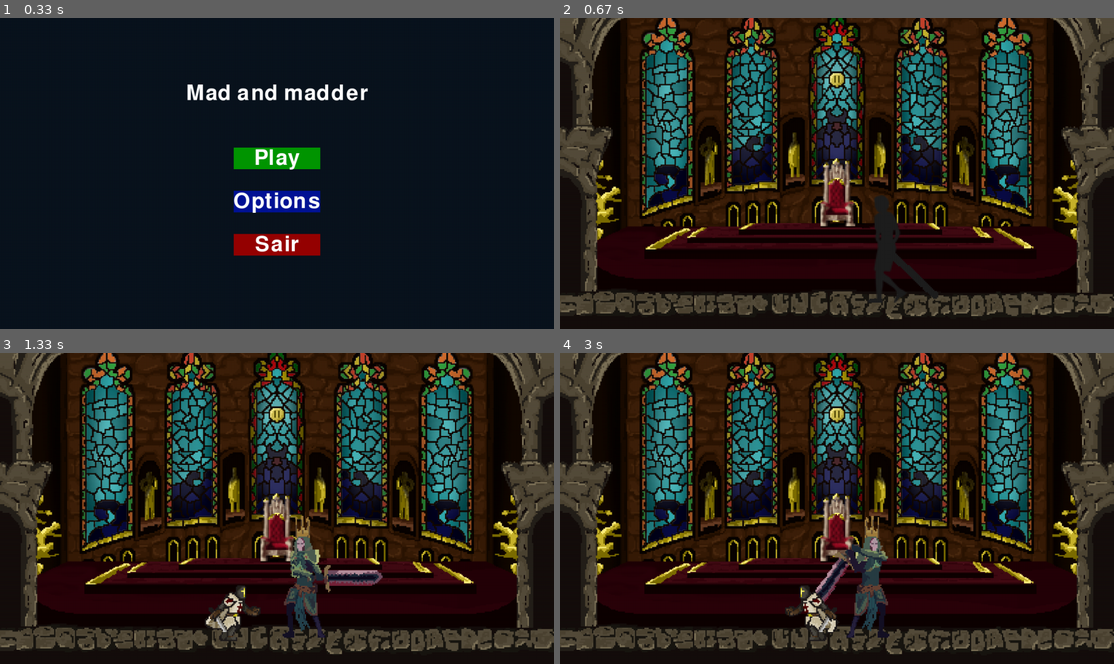
Above: before the commit, frames 1-4 (two rows, left to right).
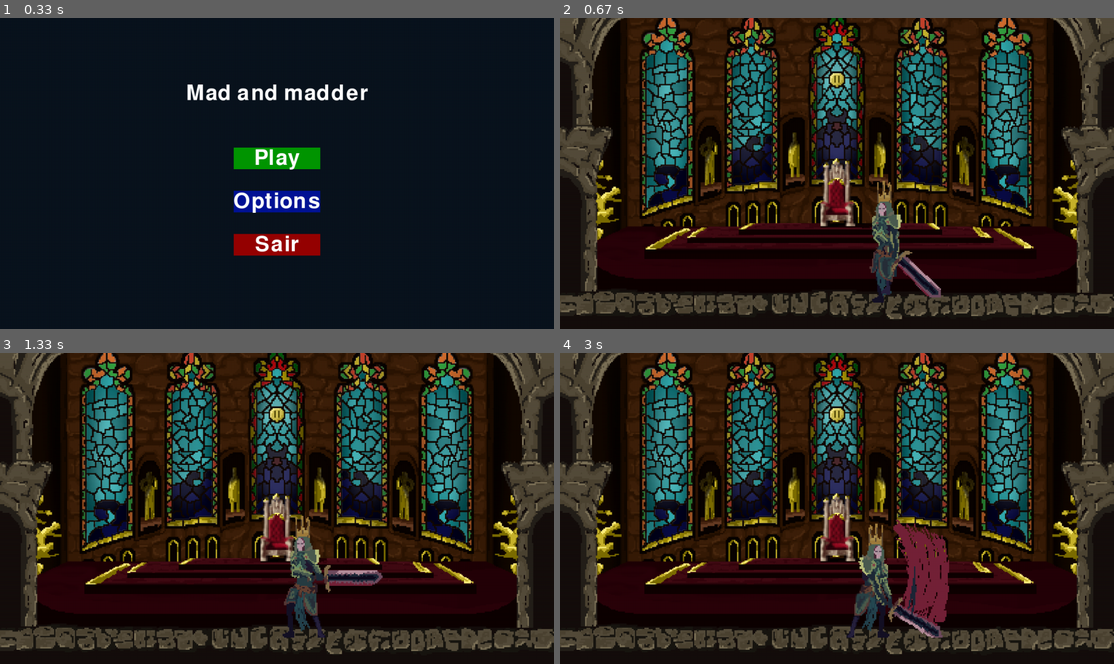
Above: after the commit, the same moments.

Repository: edudolivs/Pygame_IP
Game: pygame game, started from main.py
Two runs of this game, one before a commit and one after it. Both use one fixed random seed, a clock stepped at 60 frames per second and the inputs below.
Inputs:
- Up to frame 1 (0.33 s): no input
- Up to frame 2 (0.67 s): click "Play" at 0.38 s
- Up to frame 3 (1.33 s): tap K at 0.67 s; hold D from 1 s (still down)
- Up to frame 4 (3 s): release D at 1.47 s; hold W 1.5-1.97 s; hold D 2-2.47 s; hold A from 2.5 s (still down)

Frame 1 is identical in both runs. In frame 2, 1.7% of the frame differs, in the area x 55-69%, y 52-92%; in frame 3, 0.7%; in frame 4, 4.6%, in the area x 40-71%, y 52-93%.

Commit message:
ele ANDAAAA

Diff:
--- a/main.py
+++ b/main.py
@@ -83,7 +83,7 @@
                 'pray': (util.list_frames('player', 'pray'), 3, action.end_pray)
             },
             'boss':{
-                'walk': (util.list_frames('boss', 'walk'), 10, action.idle),
+                'walk': (util.list_frames('boss', 'walk'), 5, action.idle),
                 'idle': (util.list_frames('boss', 'idle'), 5, action.idle),
                 'sweep': (util.list_frames('boss', 'attk2'), 5, action.boss_sweep),
                 'slam': (util.list_frames('boss', 'attk'), 5, action.boss_slam),
Binary file removed: data/imgs/boss/attk/7.png
Binary file removed: data/imgs/boss/attk/8.png
Binary file removed: data/imgs/boss/idle/1.png
Binary file removed: data/imgs/boss/idle/2.png
Binary file removed: data/imgs/boss/idle/3.png
Binary file removed: data/imgs/boss/idle/4.png
Binary file changed: data/imgs/boss/walk/0.png
Binary file changed: data/imgs/boss/walk/1.png
Binary file changed: data/imgs/boss/walk/2.png
Binary file changed: data/imgs/boss/walk/3.png
Binary file added: data/imgs/boss/walk/4.png
Binary file added: data/imgs/boss/walk/5.png
(and 4 more such lines)
